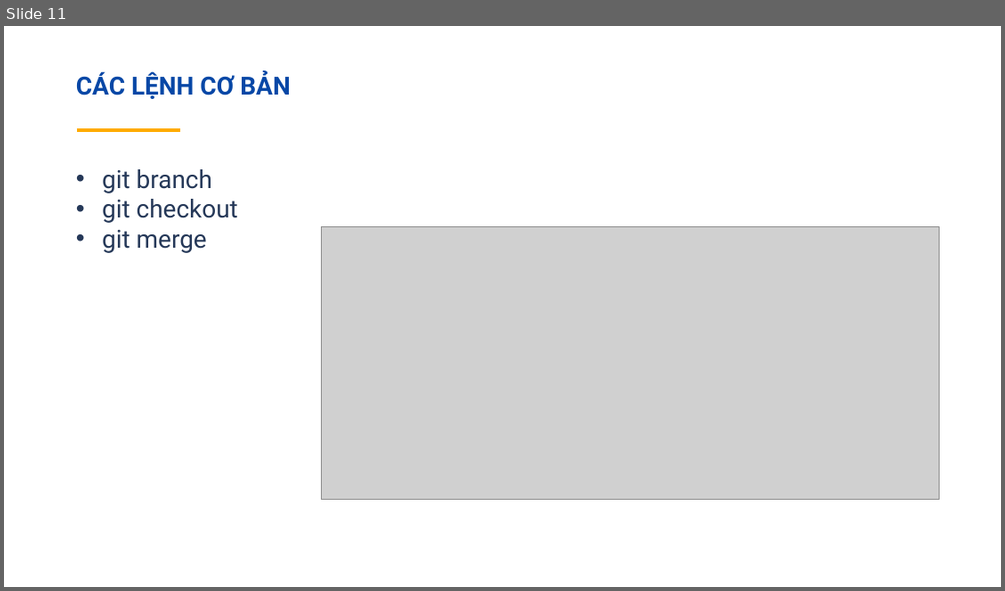
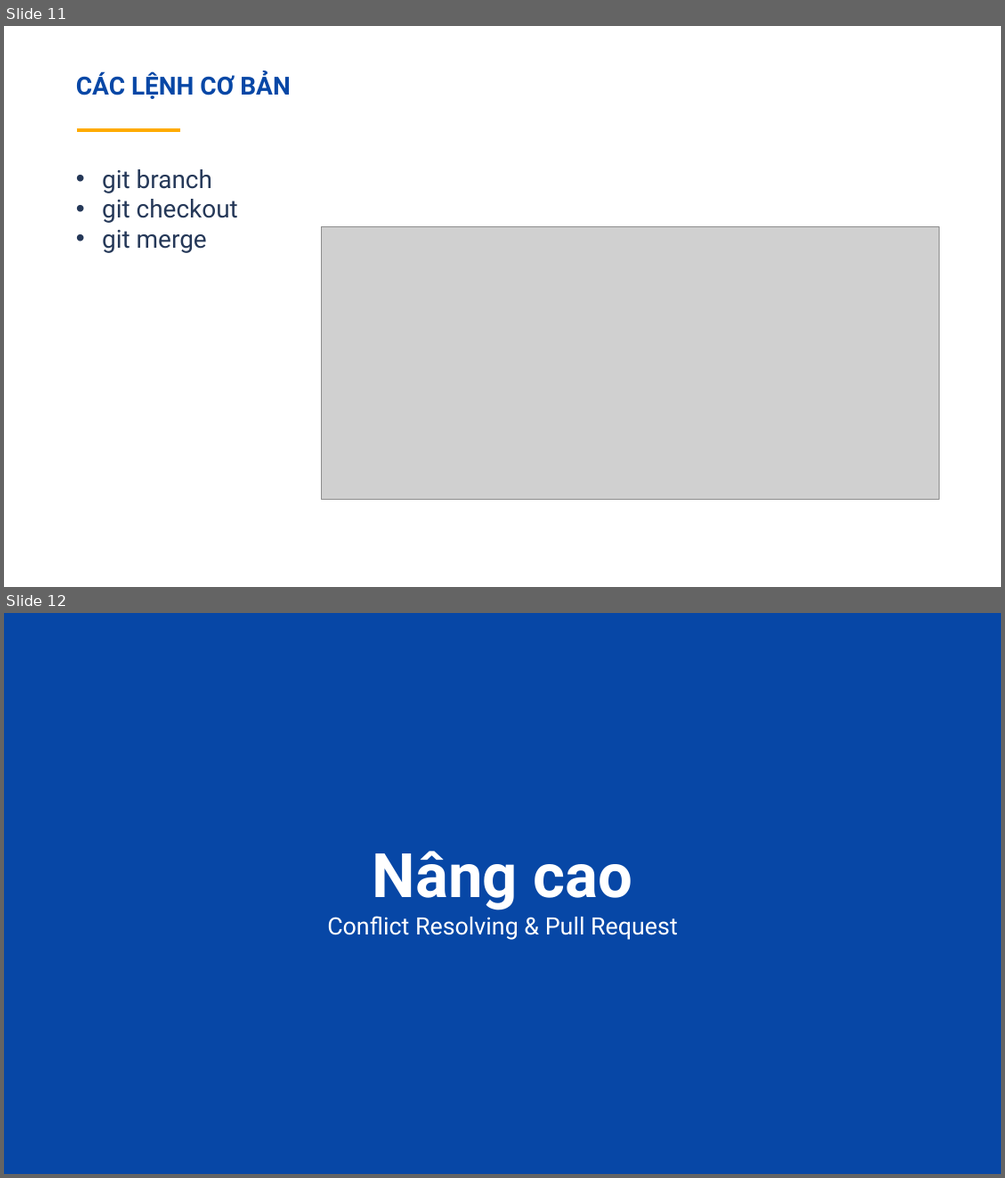
Before and after one commit to trannhutthien/textThietKeWeb, a slide deck: Git-presentation-16072017.pptx. Shown one above the other, each under a label of ours: slide 11 before the commit, slides 11 and 12 after it. The pictures are 1005x591 and 1005x1178 pixels, drawn with LibreOffice and Linux fonts; fonts in the diff are those of the drawing; grey boxes stand for pictures. Boxes give left, top, right and bottom in pixels: in the first picture for what was removed or moved away, otherwise in the second. Text is boxed around its words. In the diff, an @@ line names an element or a change of style, - is before the commit and + after.

```diff
--- a/Git-presentation-16072017.pptx
+++ b/Git-presentation-16072017.pptx
@@ slide 12 added at (x1=4, y1=613, x2=1001, y2=1174), background #0747A6 @@
@@ text added at (x1=372, y1=851, x2=632, y2=910), 118 pt, text #FFFFFF, bold @@
+Nâng cao
@@ text added at (x1=327, y1=916, x2=678, y2=940), 46 pt, text #FFFFFF @@
+Conflict Resolving & Pull Request
```
Also in this commit, not shown: 4 slides changed, 1 other slide added, 2 other files.
